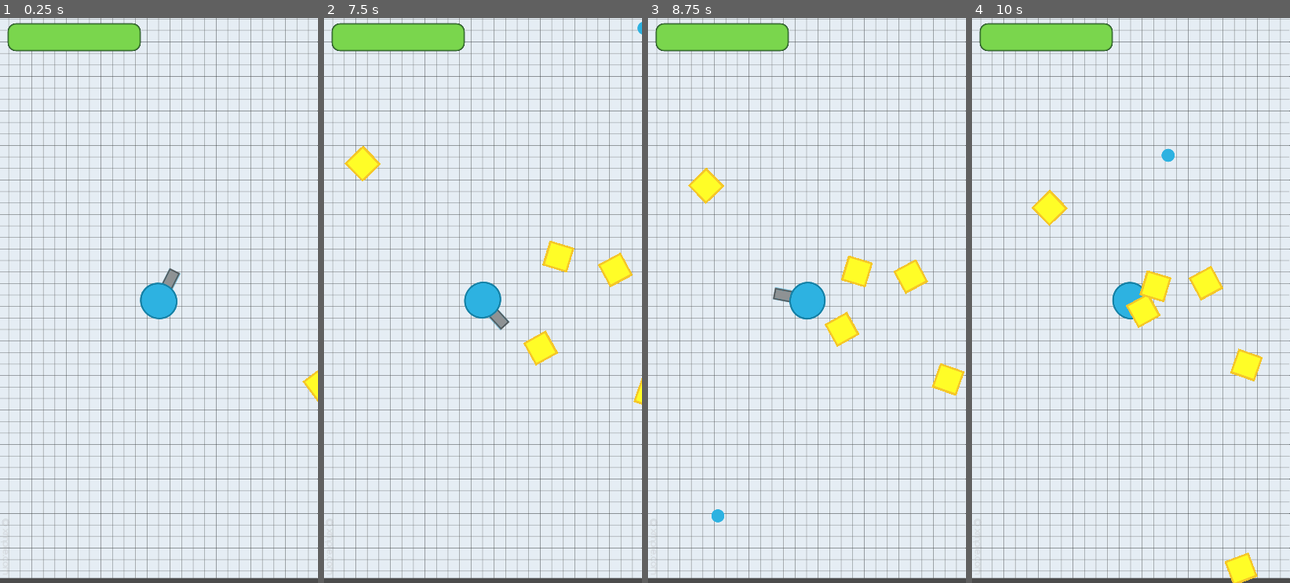
Above: before the commit, frames 1-4 (left to right).
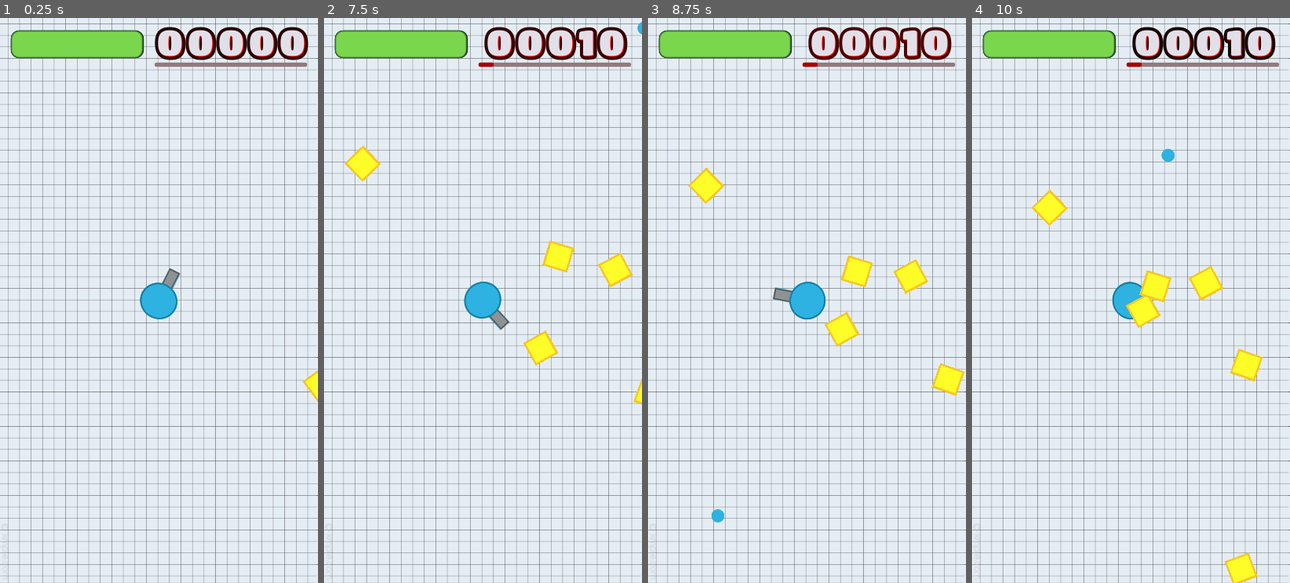
Above: after the commit, the same moments.

Repository: mingw16/game
Game: Godot game, scene res://scenes/World.tscn
The game is run twice, just before and just after one commit, with the same random seed, the same clock (stepped at 60 frames per second) and the same inputs.
Inputs (mouse positions are in pixels of both pictures, inside the frame that each line leads up to):
- Up to frame 1 (0.25 s): no input
- Up to frame 2 (7.5 s): move the mouse to (552, 272) at 0.52 s; press the mouse at (552, 272) at 0.53 s; move the mouse to (419, 328) at 1.27 s; release the mouse at (419, 328) at 1.28 s; click (419, 328) at 1.35 s; move the mouse to (514, 176) at 2.02 s; press the mouse at (514, 176) at 2.03 s; move the mouse to (467, 413) at 2.77 s; release the mouse at (467, 413) at 2.78 s; click (467, 413) at 2.85 s; move the mouse to (578, 385) at 3.52 s; press the mouse at (578, 385) at 3.53 s; move the mouse to (387, 215) at 4.27 s; release the mouse at (387, 215) at 4.28 s; click (387, 215) at 4.35 s; move the mouse to (498, 300) at 5.02 s; press the mouse at (498, 300) at 5.03 s; move the mouse to (435, 159) at 5.77 s; release the mouse at (435, 159) at 5.78 s; click (435, 159) at 5.85 s; move the mouse to (552, 272) at 6.52 s; press the mouse at (552, 272) at 6.53 s; move the mouse to (419, 328) at 7.27 s; release the mouse at (419, 328) at 7.28 s; click (419, 328) at 7.35 s
- Up to frame 3 (8.75 s): move the mouse to (838, 176) at 8.02 s; press the mouse at (838, 176) at 8.03 s
- Up to frame 4 (10 s): move the mouse to (1115, 413) at 8.77 s; release the mouse at (1115, 413) at 8.78 s; click (1115, 413) at 8.85 s; move the mouse to (1226, 385) at 9.52 s; press the mouse at (1226, 385) at 9.53 s

The runs differ from the first frame. In frame 1, 25% of the frame differs, in the area x 0-100%, y 0-100%; in frame 2, 25%; in frame 3, 25%; in frame 4, 25%.

Commit message:
add <SCORE>

Diff:
--- a/scenes/LifeBar.tscn
+++ b/scenes/LifeBar.tscn
@@ -16,7 +16,7 @@
 corner_radius_bottom_left = 10
 
 [sub_resource type="StyleBoxFlat" id=2]
-bg_color = Color( 0.580392, 1, 0.615686, 1 )
+bg_color = Color( 0.156863, 0.203922, 0.160784, 1 )
 border_width_left = 3
 border_width_top = 3
 border_width_right = 3
@@ -27,6 +27,23 @@
 corner_radius_top_right = 10
 corner_radius_bottom_right = 10
 corner_radius_bottom_left = 10
+
+[sub_resource type="Animation" id=3]
+resource_name = "warning"
+length = 1.3
+loop = true
+tracks/0/type = "value"
+tracks/0/path = NodePath(".:modulate")
+tracks/0/interp = 1
+tracks/0/loop_wrap = true
+tracks/0/imported = false
+tracks/0/enabled = true
+tracks/0/keys = {
+"times": PoolRealArray( 0, 0.2, 0.4, 0.6, 0.8, 1, 1.2 ),
+"transitions": PoolRealArray( 1, 1, 1, 1, 1, 1, 1 ),
+"update": 0,
+"values": [ Color( 1, 1, 1, 1 ), Color( 1, 0.47451, 0.47451, 1 ), Color( 1, 0.231373, 0.231373, 1 ), Color( 1, 0, 0, 1 ), Color( 1, 0.231373, 0.231373, 1 ), Color( 1, 0.47451, 0.47451, 1 ), Color( 1, 1, 1, 1 ) ]
+}
 
 [node name="LifeBar" type="ProgressBar"]
 margin_left = 9.80676
@@ -42,3 +59,6 @@
 __meta__ = {
 "_edit_use_anchors_": false
 }
+
+[node name="AnimationPlayer" type="AnimationPlayer" parent="."]
+anims/warning = SubResource( 3 )
--- /dev/null
+++ b/scenes/Score.tscn
@@ -0,0 +1,79 @@
+[gd_scene load_steps=7 format=2]
+
+[ext_resource path="res://fonts/TitanOne-Regular.ttf" type="DynamicFontData" id=1]
+[ext_resource path="res://scripts/Score.gd" type="Script" id=2]
+
+[sub_resource type="DynamicFont" id=1]
+size = 45
+outline_size = 4
+outline_color = Color( 0.0980392, 0.0784314, 0.0784314, 1 )
+use_filter = true
+extra_spacing_char = 6
+font_data = ExtResource( 1 )
+
+[sub_resource type="Animation" id=2]
+resource_name = "shade"
+length = 2.0
+loop = true
+tracks/0/type = "value"
+tracks/0/path = NodePath(".:custom_fonts/font:outline_color")
+tracks/0/interp = 1
+tracks/0/loop_wrap = true
+tracks/0/imported = false
+tracks/0/enabled = true
+tracks/0/keys = {
+"times": PoolRealArray( 0, 0.2, 0.4, 0.6, 0.8, 1, 1.2, 1.4, 1.6, 1.8, 2 ),
+"transitions": PoolRealArray( 1, 1, 1, 1, 1, 1, 1, 1, 1, 1, 1 ),
+"update": 0,
+"values": [ Color( 0.0980392, 0.0784314, 0.0784314, 1 ), Color( 0.137255, 0.113725, 0.113725, 1 ), Color( 0.188235, 0.156863, 0.156863, 1 ), Color( 0.227451, 0.192157, 0.192157, 1 ), Color( 0.301961, 0.258824, 0.258824, 1 ), Color( 0.419608, 0.388235, 0.388235, 1 ), Color( 0.301961, 0.258824, 0.258824, 1 ), Color( 0.227451, 0.192157, 0.192157, 1 ), Color( 0.188235, 0.156863, 0.156863, 1 ), Color( 0.137255, 0.113725, 0.113725, 1 ), Color( 0.0980392, 0.0784314, 0.0784314, 1 ) ]
+}
+
+[sub_resource type="StyleBoxFlat" id=3]
+bg_color = Color( 0.658824, 0, 0, 1 )
+border_color = Color( 0, 0, 0, 1 )
+border_blend = true
+corner_radius_top_left = 10
+corner_radius_top_right = 10
+corner_radius_bottom_right = 10
+corner_radius_bottom_left = 10
+
+[sub_resource type="StyleBoxFlat" id=4]
+bg_color = Color( 0.572549, 0.482353, 0.482353, 1 )
+corner_radius_top_left = 10
+corner_radius_top_right = 10
+corner_radius_bottom_right = 10
+corner_radius_bottom_left = 10
+
+[node name="Score" type="Label" groups=[
+"Score",
+]]
+margin_left = 190.048
+margin_top = 3.68674
+margin_right = 400.048
+margin_bottom = 55.6867
+custom_fonts/font = SubResource( 1 )
+custom_colors/font_color = Color( 0.886275, 0.882353, 0.913725, 1 )
+custom_colors/font_outline_modulate = Color( 1, 0, 0, 1 )
+custom_colors/font_color_shadow = Color( 1, 0, 0, 1 )
+text = "00000"
+align = 1
+script = ExtResource( 2 )
+__meta__ = {
+"_edit_use_anchors_": false
+}
+
+[node name="AnimationPlayer" type="AnimationPlayer" parent="."]
+anims/shade = SubResource( 2 )
+
+[node name="ProgressBar" type="ProgressBar" parent="."]
+margin_left = 7.22592
+margin_top = 52.5445
+margin_right = 201.226
+margin_bottom = 57.5445
+custom_styles/fg = SubResource( 3 )
+custom_styles/bg = SubResource( 4 )
+value = 50.0
+percent_visible = false
+__meta__ = {
+"_edit_use_anchors_": false
+}
--- a/scenes/World.tscn
+++ b/scenes/World.tscn
@@ -1,15 +1,16 @@
-[gd_scene load_steps=5 format=2]
+[gd_scene load_steps=6 format=2]
 
 [ext_resource path="res://assets/grid.PNG" type="Texture" id=1]
 [ext_resource path="res://scenes/Player.tscn" type="PackedScene" id=2]
 [ext_resource path="res://scripts/world.gd" type="Script" id=3]
 [ext_resource path="res://scenes/LifeBar.tscn" type="PackedScene" id=4]
+[ext_resource path="res://scenes/Score.tscn" type="PackedScene" id=5]
 
 [node name="World" type="Node2D"]
 script = ExtResource( 3 )
 
 [node name="Sprite" type="Sprite" parent="."]
-position = Vector2( 202, 353 )
+position = Vector2( 201.109, 359.236 )
 scale = Vector2( 0.377551, 0.375846 )
 texture = ExtResource( 1 )
 
@@ -23,3 +24,9 @@
 autostart = true
 
 [node name="LifeBar" parent="." instance=ExtResource( 4 )]
+margin_left = 14.0542
+margin_top = 15.6602
+margin_right = 183.054
+margin_bottom = 50.6602
+
+[node name="Score" parent="." instance=ExtResource( 5 )]
--- a/scripts/LifeBar.gd
+++ b/scripts/LifeBar.gd
@@ -11,3 +11,5 @@
 		self.value -= damage
 		var stylebox = get("custom_styles/fg")
 		stylebox.bg_color.h = lerp(0, 0.3, value/100)
+	if value < 30:
+		$AnimationPlayer.play("warning")
--- /dev/null
+++ b/scripts/Score.gd
@@ -0,0 +1,27 @@
+extends Label
+
+var score: int = 0
+var scoreString
+var scoreText = "00000"
+
+var modulo = 100
+
+func _ready():
+	add_to_group('Score')
+	self.text = scoreText
+	$AnimationPlayer.play("shade")
+	$ProgressBar.value = 0
+
+func _addScore(value):
+	if score < 10000:
+		score += value
+		scoreString = str(score)
+		scoreText.erase(5-scoreString.length(), 5)
+		scoreText += scoreString
+		# update
+		self.text = scoreText
+		# progress bar
+		if score < modulo:
+			$ProgressBar.value = float(score)/float(modulo) * 100
+		else:
+			modulo += 2 * modulo
--- a/scripts/enemys/square.gd
+++ b/scripts/enemys/square.gd
@@ -9,10 +9,9 @@
 	if health <=0:
 		queue_free()
 	if self.position.distance_to(dir) <10 :
+		queue_free()
 		# LIFE BAR #
 		get_tree().call_group("LifeBar", "_addDamage", 10)
-
-		queue_free()
 
 
 func _physics_process(delta):
@@ -26,3 +25,5 @@
 	if body.is_in_group('bullet'):
 		health-=body.getDamage()
 		body.to_die()
+		# SCORE #
+		get_tree().call_group("Score", "_addScore", 10)
Binary file added: fonts/TitanOne-Regular.ttf
Not shown: 1 places in scenes/LifeBar.tscn that only renumber resources
